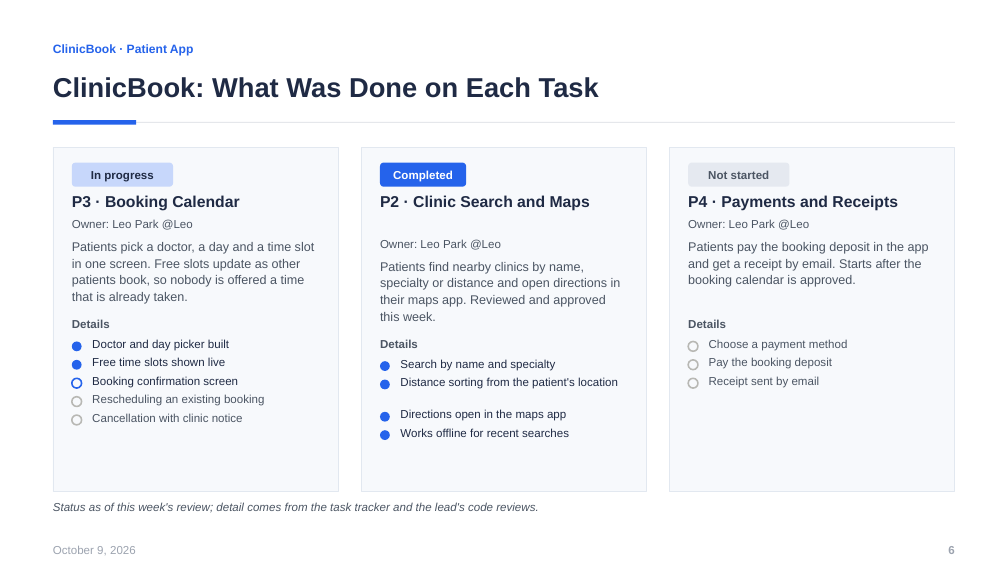
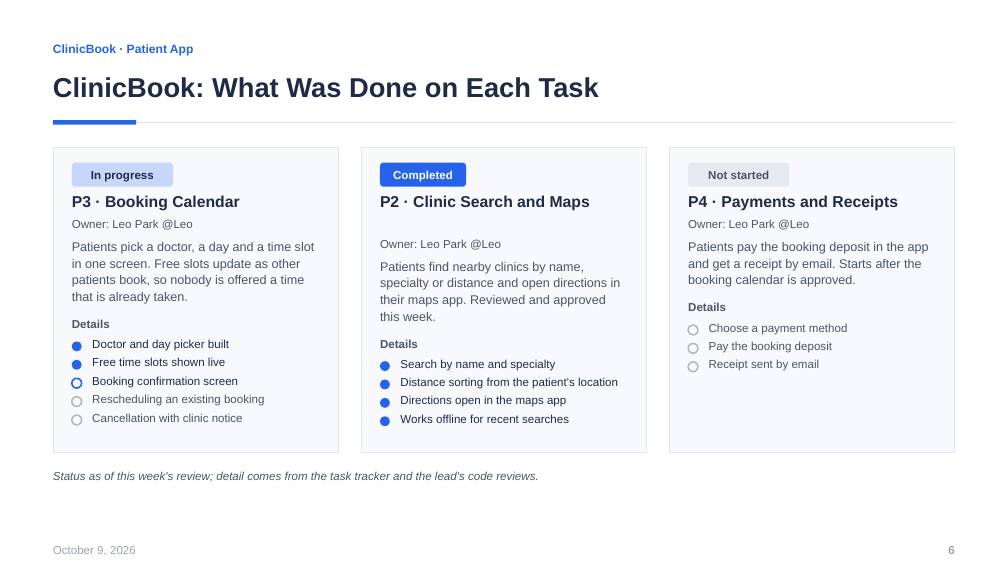
Before and after one commit to Showship/showship.github.io, a slide deck: slide 6 of src/assets/downloads/example-deck-corporate.pptx. Drawn at 1008x567 pixels with LibreOffice and Linux fonts; fonts in the diff are those of the drawing. Boxes give left, top, right and bottom in pixels: in the first picture for what was removed or moved away, otherwise in the second. Text is boxed around its words. In the diff, an @@ line names an element or a change of style, - is before the commit and + after.

```diff
--- a/src/assets/downloads/example-deck-corporate.pptx
+++ b/src/assets/downloads/example-deck-corporate.pptx
@@ rectangle: place and size @@
-rectangle at [53,147,339,492]
+rectangle at [53,147,339,453]
@@ rectangle: place and size @@
-rectangle at [361,147,647,492]
+rectangle at [361,147,647,453]
@@ rectangle: place and size @@
-rectangle at [669,147,955,492]
+rectangle at [669,147,955,453]
@@ 6 texts, 5 ellipses: place and size @@
-6 texts, 5 ellipses at [380,319,848,440]
+6 texts, 5 ellipses at [380,303,848,426]
@@ text "Status as of this week's ...": place and size @@
-text "Status as of this week's ..." at [53,502,538,513]
+text "Status as of this week's ..." at [53,471,538,482]
```
Also in this commit, not shown: 20 other files.
